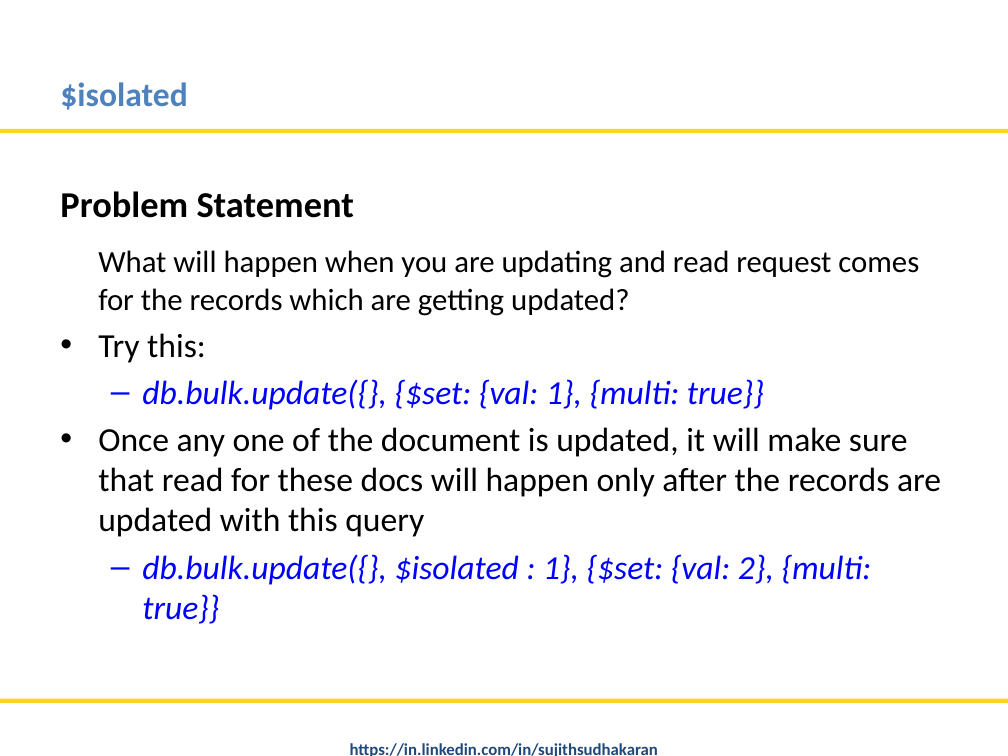
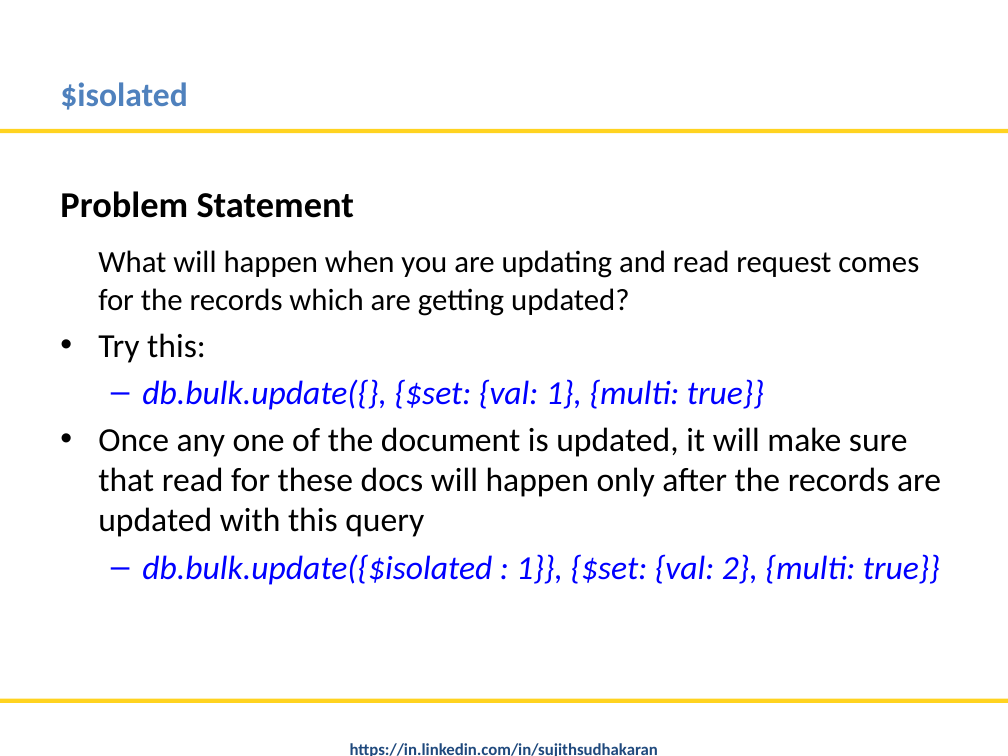
Before and after one commit to nitinmlvya/mongodb-tips-and-advfeatures, a slide deck: slide 8 of MongoDB Tips and Advance Features.pptx. Drawn at 1008x756 pixels with LibreOffice and Linux fonts; fonts in the diff are those of the drawing; background and template pictures are left out. Boxes give left, top, right and bottom in pixels: in the first picture for what was removed or moved away, otherwise in the second. Text is boxed around its words. In the diff, an @@ line names an element or a change of style, - is before the commit and + after.

```diff
--- a/MongoDB Tips and Advance Features.pptx
+++ b/MongoDB Tips and Advance Features.pptx
@@ text at [142, 554, 940, 585]: text changed @@
-  – db.bulk.update({}, $isolated : 1}, {$set: {val: 2}, {multi: true}}
+  – db.bulk.update({$isolated : 1}}, {$set: {val: 2}, {multi: true}}
```
Also in this commit, not shown: 6 other slides changed, 1 other file.
